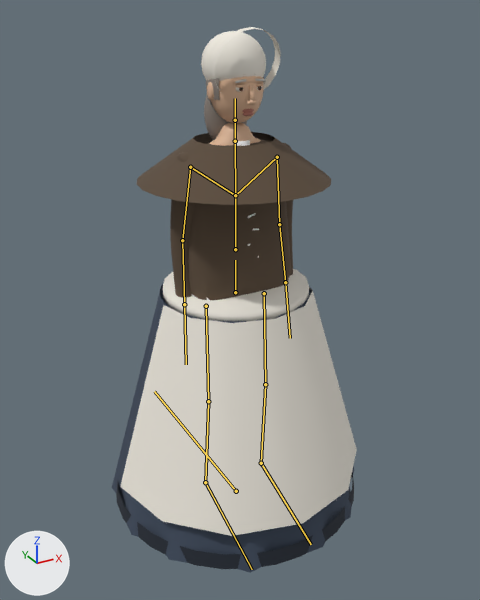
The glTF model reckoning/models/albers.glb: old version first, new version second.
The view is the same before and after, from a 50 mm camera at (-1.095, -2.023, 1.907) aimed at (0.023, 0.009, 0.891). Arrows for +X, +Y and +Z are at lower left; the lights stay in place. The older version comes first. The bones that bend it are drawn over the model as lines.

Names of what the first picture shows: 'albers_apron', 'albers_body', 'albers_coat', 'albers_eyes', 'albers_hair', 'albers_hat', 'albers_linen', 'albers_skin', 'albers_skirt'.
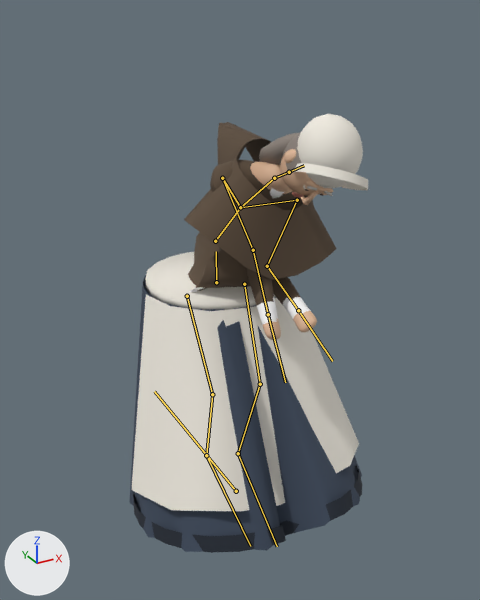
The newer file adds an action. The first version stands in its rest pose; the second is drawn at frame 31 of the action 'Reap'.

Boxes [x1, y1, x2, y2] around the edits, measured in the pictures (480 x 600 px):
'albers_apron', posed: before [120, 269, 357, 536]; after [132, 252, 359, 511]
'albers_skirt', posed: before [112, 285, 354, 573]; after [129, 276, 362, 553]
'albers_coat', posed (22% narrower, 114% taller): before [137, 132, 331, 205]; after [184, 122, 336, 279]
'albers_body', posed: before [170, 122, 293, 301]; after [188, 160, 317, 340]
'albers_hat', posed: before [201, 27, 281, 90]; after [293, 114, 368, 190]
'albers_skin', posed: before [207, 76, 264, 123]; after [281, 149, 333, 205]
'albers_hair', posed: before [204, 76, 266, 140]; after [259, 132, 332, 196]
'albers_eyes', posed: before [236, 86, 262, 92]; after [303, 185, 323, 196]
bone 'hips', root to tip: before (235, 292) to (235, 260); after (216, 282) to (216, 251)
bone 'spine', root to tip: before (235, 249) to (235, 195); after (215, 241) to (240, 207)
bone 'chest', root to tip: before (235, 195) to (235, 141); after (240, 207) to (274, 178)
bone 'neck', root to tip: before (235, 141) to (235, 120); after (274, 178) to (289, 172)
bone 'upper_arm.L', root to tip: before (277, 157) to (279, 224); after (297, 200) to (267, 266)
bone 'forearm.L', root to tip: before (279, 224) to (285, 282); after (267, 266) to (298, 310)
bone 'upper_arm.R', root to tip: before (190, 167) to (182, 240); after (222, 178) to (253, 250)
bone 'forearm.R', root to tip: before (182, 240) to (184, 304); after (253, 250) to (268, 314)
bone 'thigh.L', root to tip: before (264, 293) to (265, 384); after (244, 284) to (260, 384)
bone 'shin.L', root to tip: before (265, 384) to (261, 463); after (260, 384) to (238, 453)
bone 'thigh.R', root to tip: before (206, 306) to (208, 401); after (187, 296) to (212, 394)
bone 'shin.R', root to tip: before (208, 401) to (205, 482); after (212, 394) to (206, 455)

Patch to the scene script:
```diff
--- a/reckoning/models/albers.glb.py
+++ b/reckoning/models/albers.glb.py
@@ bone_hips @@
 bone_hips = bpy.data.objects['albers_rig'].pose.bones['hips']  # child of 'root'
-bone_hips.location = (0.0, 0.0, 0.0)
+bone_hips.location = (-0.02, 0.0, -0.12)
@@ bone_spine @@
 bone_spine = bpy.data.objects['albers_rig'].pose.bones['spine']  # child of 'hips'
-bone_spine.rotation_quaternion = (1.0, 0.0, 0.0, 0.0)  # degrees (0, 0, 0)
+bone_spine.rotation_quaternion = (0.94, 0.317, -0.04, -0.118)  # degrees (37, 0, -14)
@@ bone_chest @@
 bone_chest = bpy.data.objects['albers_rig'].pose.bones['chest']  # child of 'spine'
-bone_chest.rotation_quaternion = (1.0, 0.0, 0.0, 0.0)  # degrees (0, 0, 0)
+bone_chest.rotation_quaternion = (0.996, 0.05, -0.004, -0.075)  # degrees (6, 0, -9)
@@ bone_neck @@
 bone_neck = bpy.data.objects['albers_rig'].pose.bones['neck']  # child of 'chest'
-bone_neck.rotation_quaternion = (1.0, 0.0, 0.0, 0.0)  # degrees (0, 0, 0)
+bone_neck.rotation_quaternion = (0.989, 0.149, 0.0, 0.0)  # degrees (17, 0, 0)
@@ bone_upper_arm_l @@
 bone_upper_arm_l = bpy.data.objects['albers_rig'].pose.bones['upper_arm.L']  # child of 'shoulder.L'
-bone_upper_arm_l.rotation_quaternion = (1.0, 0.0, 0.0, 0.0)  # degrees (0, 0, 0)
+bone_upper_arm_l.rotation_quaternion = (-0.876, 0.45, 0.08, -0.155)  # degrees (-54, 0, 20)
@@ bone_forearm_l @@
 bone_forearm_l = bpy.data.objects['albers_rig'].pose.bones['forearm.L']  # child of 'upper_arm.L'
-bone_forearm_l.rotation_quaternion = (1.0, 0.0, 0.0, 0.0)  # degrees (0, 0, 0)
+bone_forearm_l.rotation_quaternion = (0.9, -0.435, 0.0, 0.0)  # degrees (-52, 0, 0)
@@ bone_upper_arm_r @@
 bone_upper_arm_r = bpy.data.objects['albers_rig'].pose.bones['upper_arm.R']  # child of 'shoulder.R'
-bone_upper_arm_r.rotation_quaternion = (1.0, 0.0, 0.0, 0.0)  # degrees (0, 0, 0)
+bone_upper_arm_r.rotation_quaternion = (-0.724, 0.396, -0.271, 0.496)  # degrees (-57, 0, -69)
@@ bone_forearm_r @@
 bone_forearm_r = bpy.data.objects['albers_rig'].pose.bones['forearm.R']  # child of 'upper_arm.R'
-bone_forearm_r.rotation_quaternion = (1.0, 0.0, 0.0, 0.0)  # degrees (0, 0, 0)
+bone_forearm_r.rotation_quaternion = (0.98, -0.199, 0.0, 0.0)  # degrees (-23, 0, 0)
@@ bone_thigh_l @@
 bone_thigh_l = bpy.data.objects['albers_rig'].pose.bones['thigh.L']  # child of 'hips'
-bone_thigh_l.rotation_quaternion = (1.0, 0.0, 0.0, 0.0)  # degrees (0, 0, 0)
+bone_thigh_l.rotation_quaternion = (0.974, -0.223, -0.011, 0.049)  # degrees (-26, 0, 6)
@@ bone_shin_l @@
 bone_shin_l = bpy.data.objects['albers_rig'].pose.bones['shin.L']  # child of 'thigh.L'
-bone_shin_l.rotation_quaternion = (1.0, 0.0, 0.0, 0.0)  # degrees (0, 0, 0)
+bone_shin_l.rotation_quaternion = (0.948, 0.319, 0.0, 0.0)  # degrees (37, 0, 0)
@@ bone_thigh_r @@
 bone_thigh_r = bpy.data.objects['albers_rig'].pose.bones['thigh.R']  # child of 'hips'
-bone_thigh_r.rotation_quaternion = (1.0, 0.0, 0.0, 0.0)  # degrees (0, 0, 0)
+bone_thigh_r.rotation_quaternion = (0.988, -0.149, 0.007, -0.049)  # degrees (-17, 0, -6)
@@ bone_shin_r @@
 bone_shin_r = bpy.data.objects['albers_rig'].pose.bones['shin.R']  # child of 'thigh.R'
-bone_shin_r.rotation_quaternion = (1.0, 0.0, 0.0, 0.0)  # degrees (0, 0, 0)
+bone_shin_r.rotation_quaternion = (0.962, 0.272, 0.0, 0.0)  # degrees (32, 0, 0)
```
